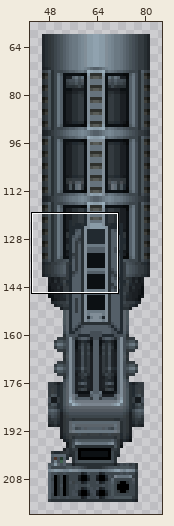
One commit to this sprite sheet: Weapons/cannons/FixedHeavyLaserCannon/doodads_on7.png. Above: a wide view before the commit, with the close-up outlined.
Close-up. Before the commit:
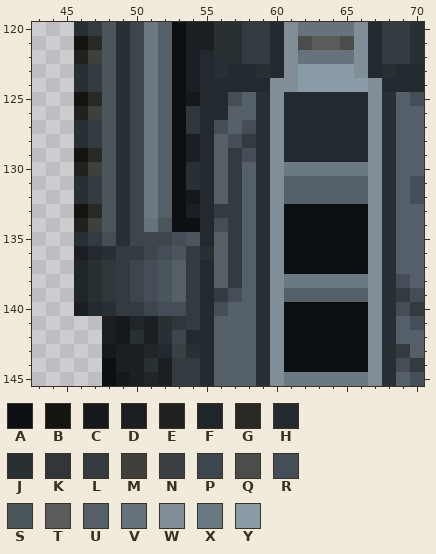
The file is 128x256 pixels. Colours within 5 levels of each other are drawn and written as one. Shown: x 43..70, y 120..145. The old version is drawn lined up with the new one. The wide view leaves out empty margins. The commit also changed other parts of the picture, which this record leaves out.
Palette (. is transparent): A #0c1013  B #141511  C #15191c  D #1b1f23  E #21221f  F #202529  G #282824  H #222a30  J #293034  K #303639  L #343b40  M #3f403c  N #3a4043  P #3d464c  Q #4a4d4a  R #454e56  S #4b565c  T #595c58  U #545f68  V #66737d  W #818e98  X #6b7983  Y #899ba7
Pixels before, first column x 46:
120 JLSJPXUADDJJLLHWVVVVWHLLJ
121 BGSJPXUADDJJLLHWQTTQWHLLJ
122 EMSJPXUADHJJLLHWVVVVWHLLJ
123 JLSJPXUADHJHHJHWYYYYWHJHH
124 JLSJPXUADHHHHHWWYYYYYWHHH
125 BGSJPXUACHHRUJWHHHHHHWJUR
126 EMSJPXUAKHHUUJWHHHHHHWJUU
127 JLSJPXUAKHRURJWHHHHHHWJUU
128 JLSJPXUADHURLJWHHHHHHWJUU
129 BGSJPXUADHULRJWHHHHHHWJUU
130 EMSJPXUAJHULUJWXXXXXXWJUU
131 JLSJPXUAJHULUJWUUUUUUWJUR
132 JLSJPXUACHULUJWUUUUUUWJUR
133 BGSJPXUADHLLUJWAAAAAAWJUU
134 EMSJPVSAAHRLUJWAAAAAAWJUU
135 JLRJPPPRSHULUJWAAAAAAWJUU
136 DHJLLPRSLJULUJWAAAAAAWJUU
137 FJKLPRSULHULUJWAAAAAAWJUU
138 FJKLPRSULHULUJWXXXXXXWJRU
139 FJKLPRSULHLRUJWUUUUUUWJLR
140 DHJLLPRRLHRUUJWAAAAAAWJRL
141 ..DCFDJKLHUUUJWAAAAAAWJUR
142 ..DCJDJPHHUUUJWAAAAAAWJUU
143 ..CDDFHNJHUUUJWAAAAAAWJLU
144 ..ADDJDLLHUUUJWAAAAAAWJRL
145 ..ACDFDLLHUUUJWXXXXXXWJUR
After:
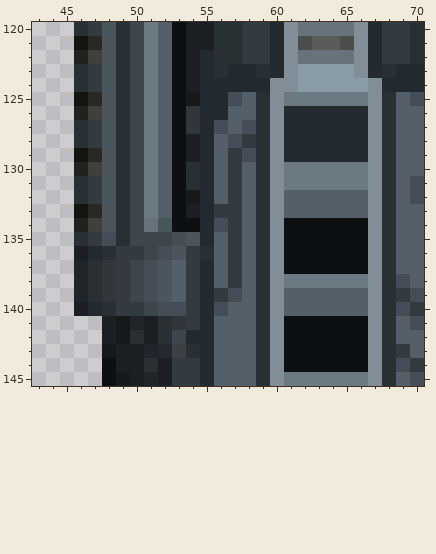
Difference:
whole drawing moved by +0,+1 (the old picture is shown already moved)
Changed rows in their new state; - is an unchanged pixel.
first column x 61:
125 XXXXXX
first column x 61:
131 XXXXXX
133 UUUUUU
first column x 61:
140 UUUUUU
Where, in picture pixels (left, top, right, bottom), the same in both close-ups:
changed: (284, 92, 368, 106)
changed: (284, 176, 368, 218)
changed: (284, 302, 368, 316)
